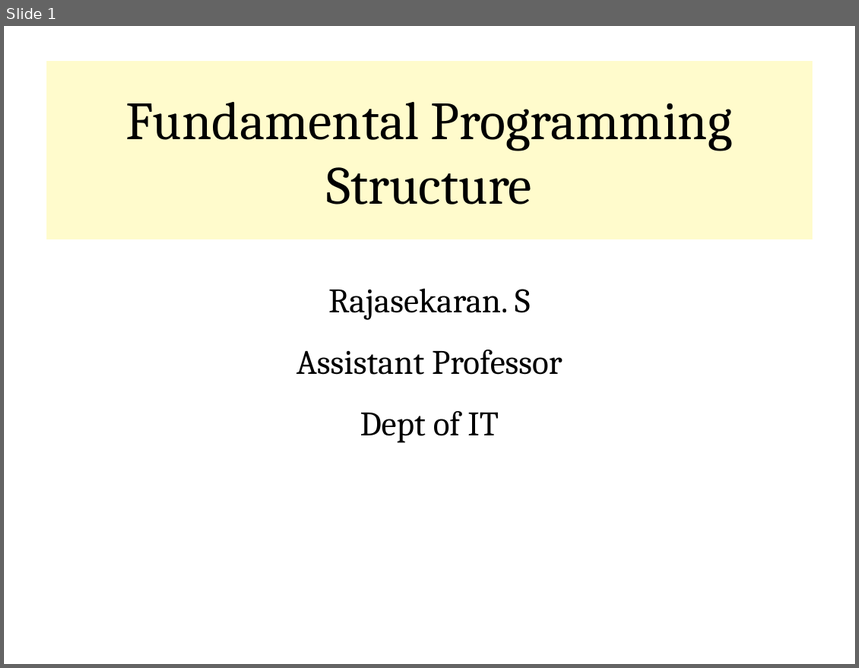
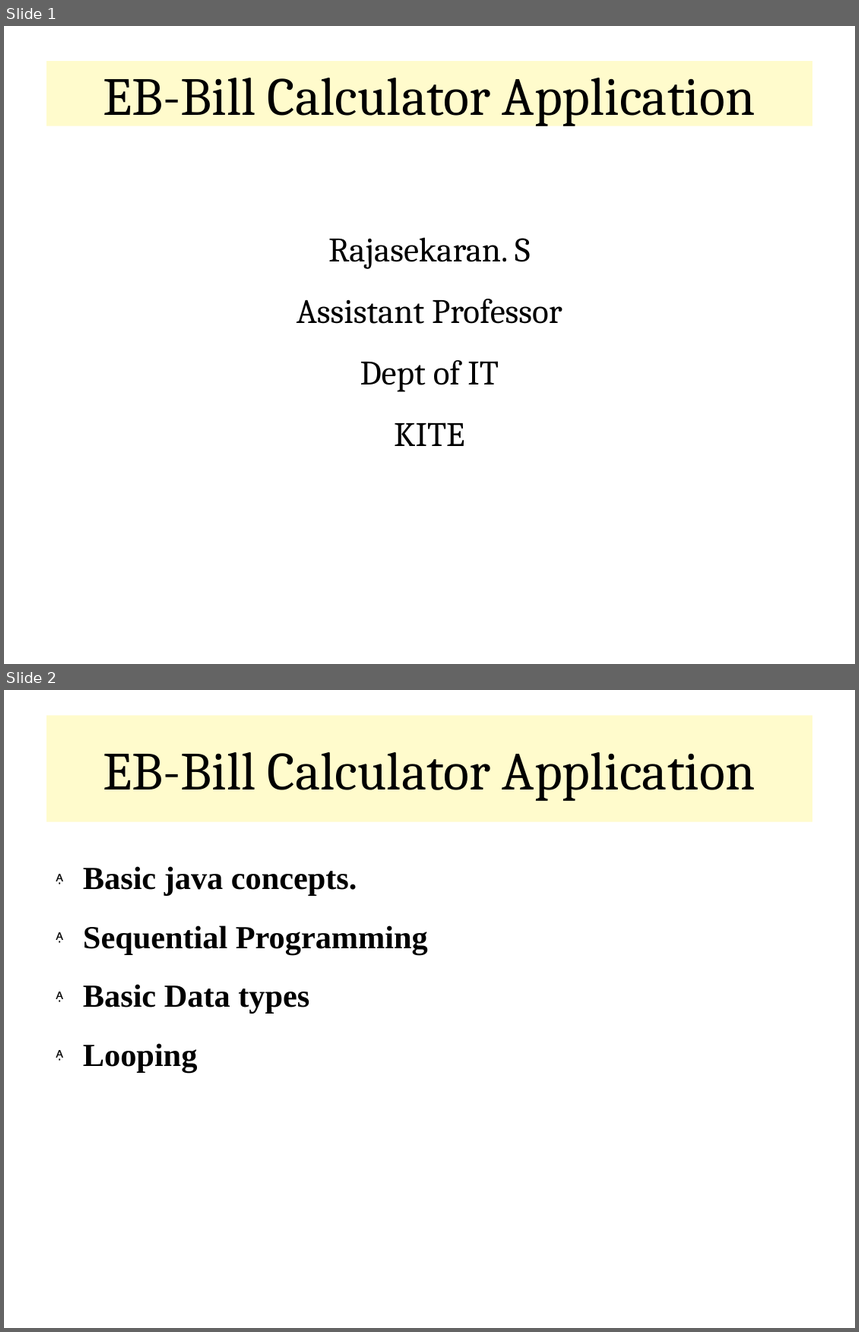
Before and after one commit to rajasekaran36/CS8392-OOPS, a slide deck: Presentations/Unit 1/CS8392-U1-5-First_Java_Program.pptx. Shown one above the other, each under a label of ours: slide 1 before the commit, slides 1 and 2 after it. The pictures are 859x668 and 859x1332 pixels, drawn with LibreOffice and Linux fonts; fonts in the diff are those of the drawing. Boxes give left, top, right and bottom in pixels: in the first picture for what was removed or moved away, otherwise in the second. Text is boxed around its words. In the diff, an @@ line names an element or a change of style, - is before the commit and + after.

```diff
--- a/Presentations/Unit 1/CS8392-U1-5-First_Java_Program.pptx
+++ b/Presentations/Unit 1/CS8392-U1-5-First_Java_Program.pptx
@@ slide 2 added at (4,690,855,1328), background #FFFFFF @@
@@ title added at (47,716,813,822), fill #FFFBCC, 50 pt, text #000000 @@
+EB-Bill Calculator Application
@@ text added at (83,866,428,1072), 30 pt, text #000000, bold @@
+ Basic java concepts.
+ Sequential Programming
+ Basic Data types
+ Looping
@@ slide 1 changed as well @@
@@ title "EB-Bill Calculator Application": place and size @@
-title "EB-Bill Calculator Application" at (47,61,813,240)
+title "EB-Bill Calculator Application" at (47,61,813,126)
@@ title at (104,78,756,126): text changed @@
-Fundamental Programming Structure
+EB-Bill Calculator Application
@@ subtitle "Rajasekaran. S": place and size @@
-subtitle "Rajasekaran. S" at (297,288,562,443)
+subtitle "Rajasekaran. S" at (297,237,562,446)
@@ subtitle at (394,423,465,446): paragraph added @@
+KITE
```
Also in this commit, not shown: 1 other slide changed, 13 slides removed, 3 other files.
